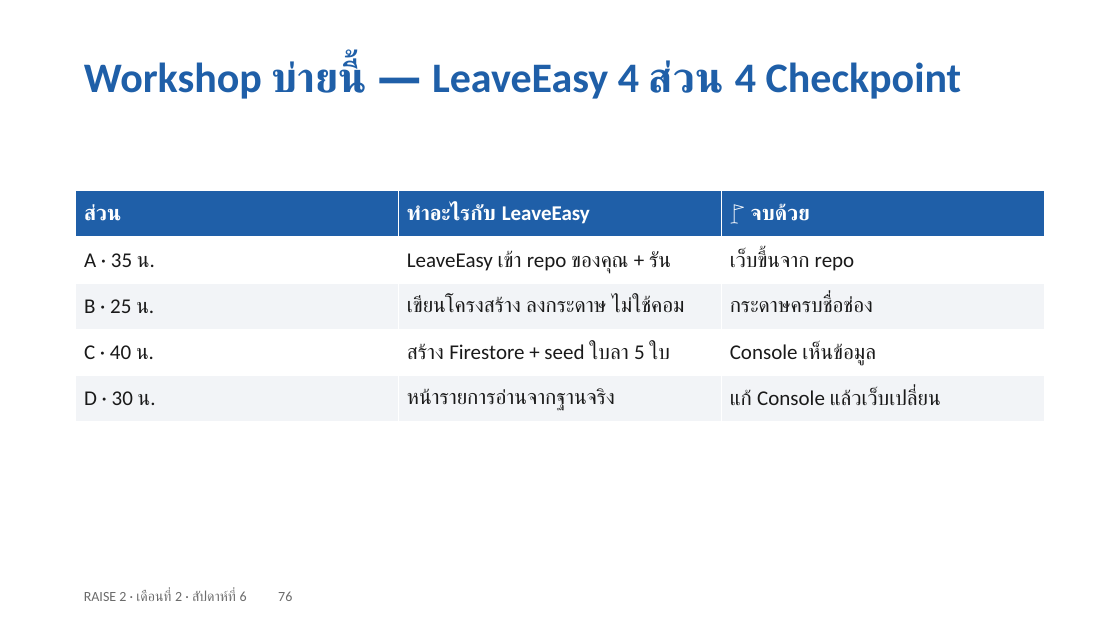
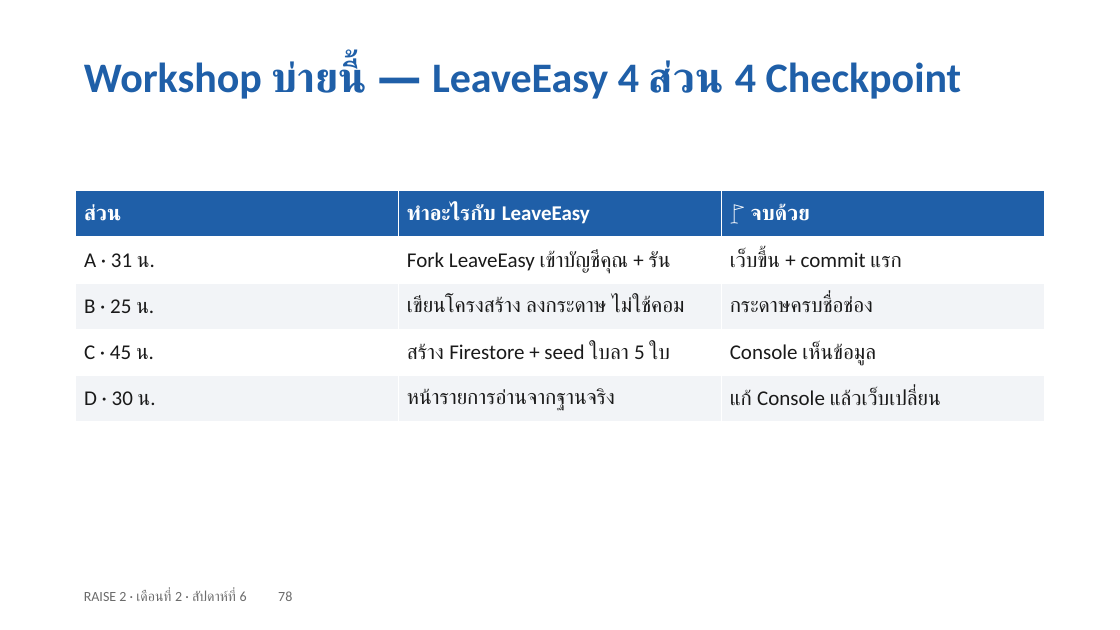
Before and after one commit to cnacha-mfu/raise2-module2, a slide deck: slide 78 of materials/week6/w6-slides.pptx (slide 76 before the commit). Drawn at 1120x630 pixels with LibreOffice and Linux fonts; fonts in the diff are those of the drawing. Boxes give left, top, right and bottom in pixels: in the first picture for what was removed or moved away, otherwise in the second. Text is boxed around its words. In the diff, an @@ line names an element or a change of style, - is before the commit and + after.

```diff
--- a/materials/week6/w6-slides.pptx
+++ b/materials/week6/w6-slides.pptx
@@ table at (76, 191, 1044, 422) @@
-row 2: A · 35 น. | LeaveEasy เข้า repo ของคุณ + รัน | เว็บขึ้นจาก repo
+row 2: A · 31 น. | Fork LeaveEasy เข้าบัญชีคุณ + รัน | เว็บขึ้น + commit แรก
-row 4, column 1: C · 40 น.
+row 4, column 1: C · 45 น.
@@ text at (84, 590, 292, 601): text changed @@
-RAISE 2 · เดือนที่ 2 · สัปดาห์ที่ 6 76
+RAISE 2 · เดือนที่ 2 · สัปดาห์ที่ 6 78
```
Also in this commit, not shown: 52 other slides changed, 5 slides added, 3 slides removed, 27 other files.
